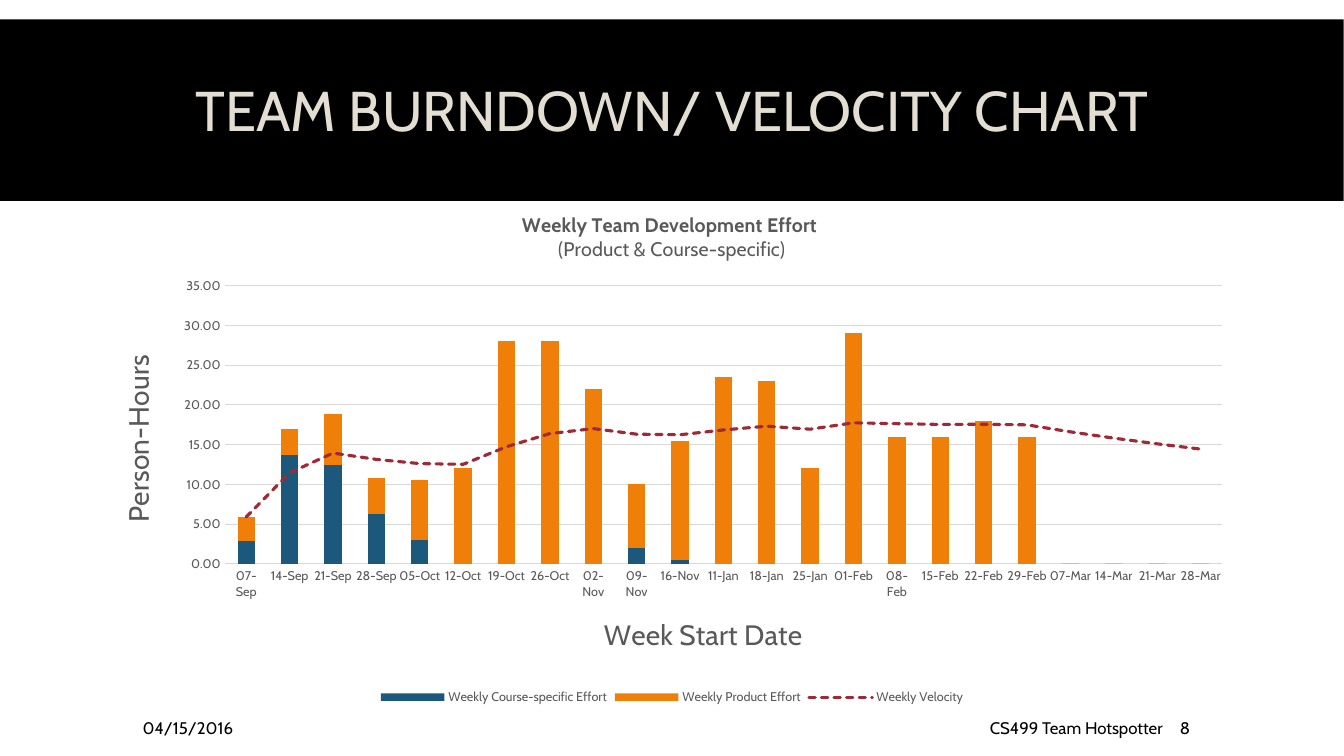
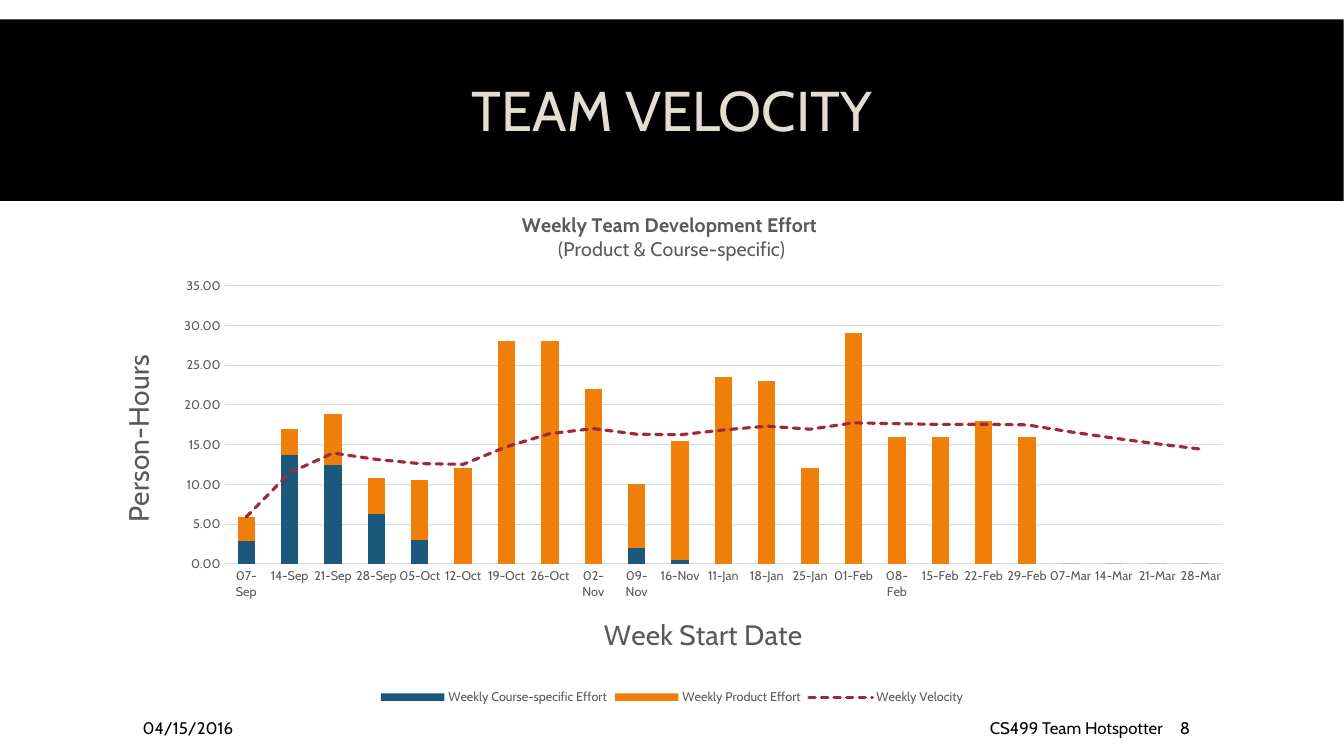
Before and after one commit to spesmit/hotspotter, a slide deck: slide 8 of Documentation/Presentations/CS499 Final Presentation.pptx. Drawn at 1344x756 pixels with LibreOffice and Linux fonts; fonts in the diff are those of the drawing; background and template pictures are left out. Boxes give left, top, right and bottom in pixels: in the first picture for what was removed or moved away, otherwise in the second. Text is boxed around its words. In the diff, an @@ line names an element or a change of style, - is before the commit and + after.

```diff
--- a/Documentation/Presentations/CS499 Final Presentation.pptx
+++ b/Documentation/Presentations/CS499 Final Presentation.pptx
@@ title at (x1=472, y1=91, x2=872, y2=132): text changed @@
-TEAM BURNDOWN/ VELOCITY CHART
+TEAM VELOCITY
```
Also in this commit, not shown: 7 other slides changed.
